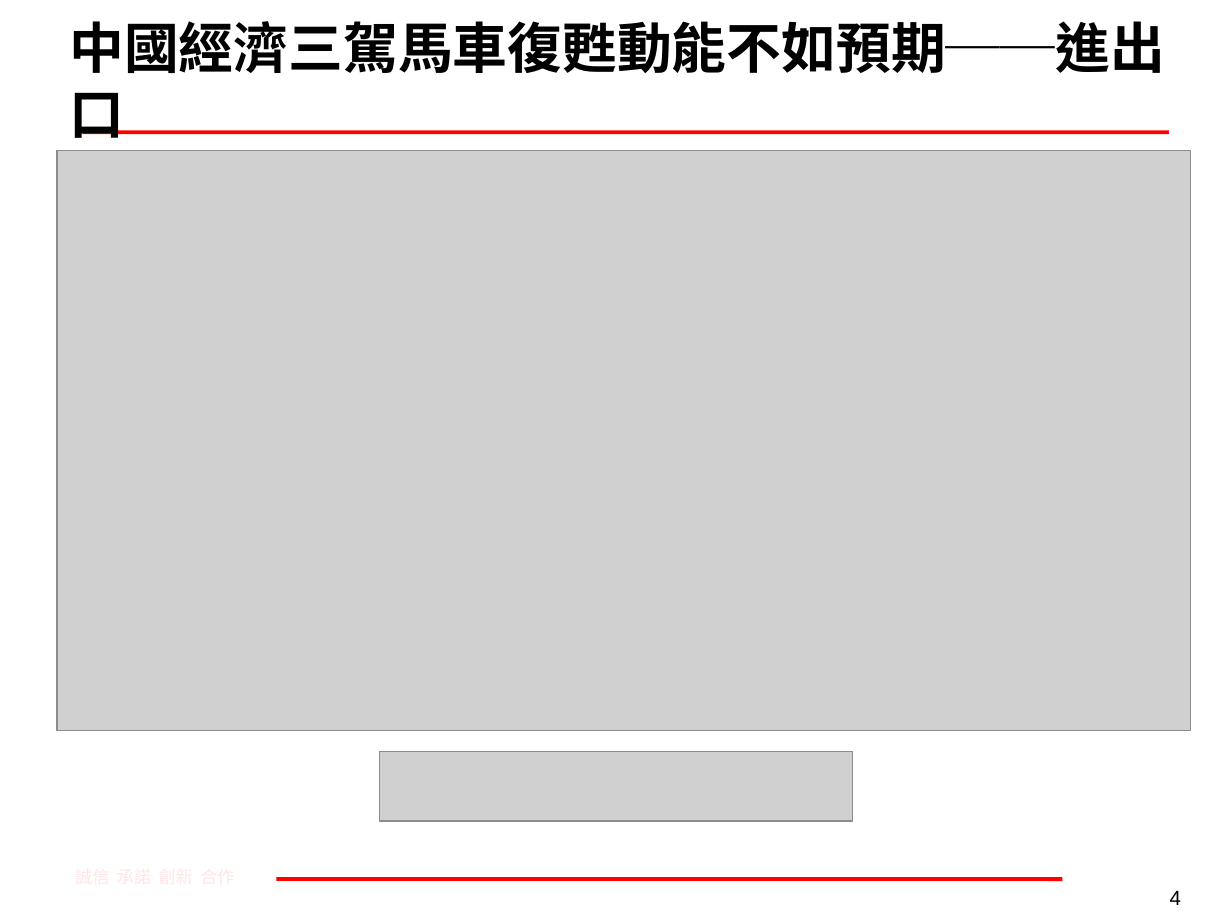
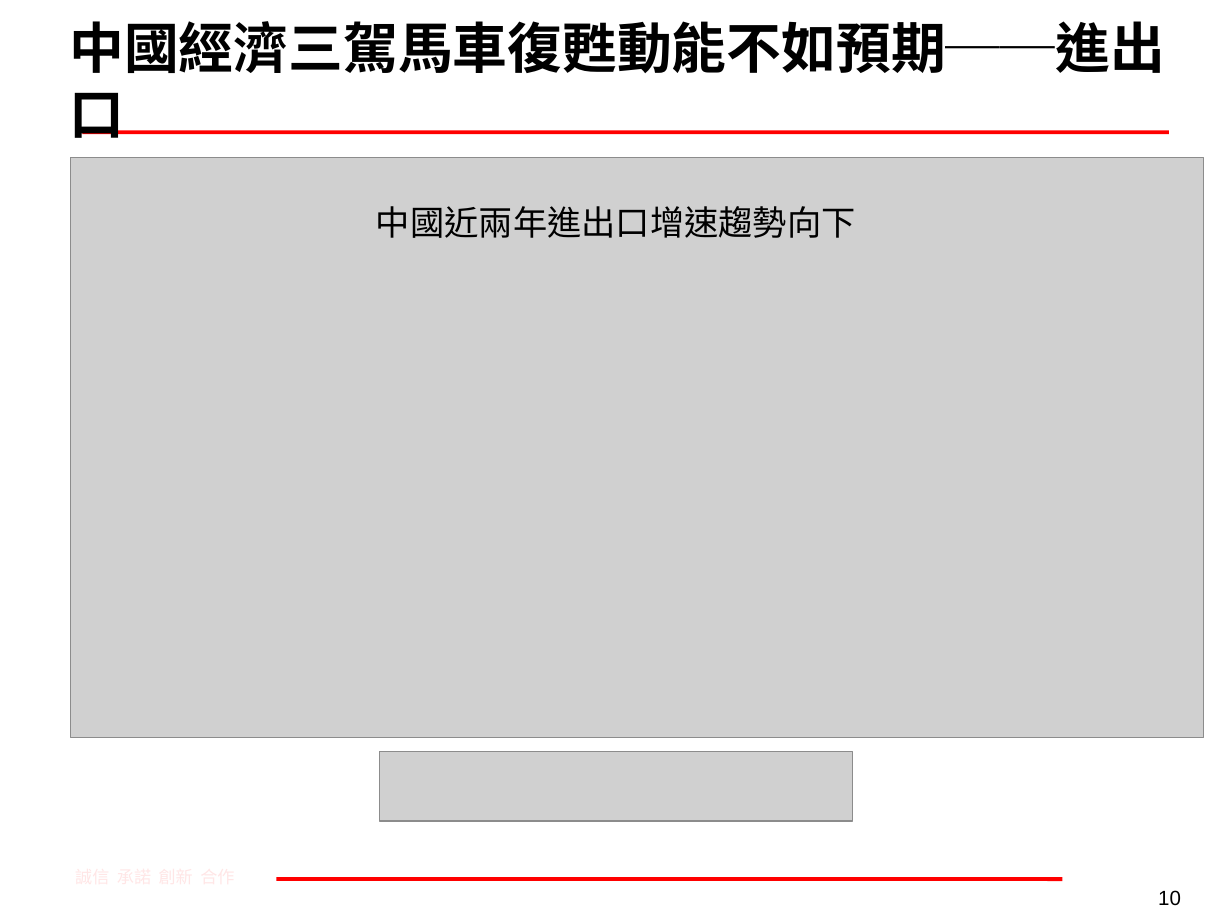
Before and after one commit to mark838308/Mark-Wang, a slide deck: slide 10 of 人民幣+美債交易策略.pptx (slide 4 before the commit). Drawn at 1232x924 pixels with LibreOffice and Linux fonts; fonts in the diff are those of the drawing; grey boxes stand for pictures; background and template pictures are left out. Boxes give left, top, right and bottom in pixels: in the first picture for what was removed or moved away, otherwise in the second. Text is boxed around its words. In the diff, an @@ line names an element or a change of style, - is before the commit and + after.

```diff
--- a/人民幣+美債交易策略.pptx
+++ b/人民幣+美債交易策略.pptx
@@ picture: place and size @@
-picture at bbox=[57, 150, 1190, 731]
+picture at bbox=[70, 158, 1204, 738]
@@ text added at bbox=[376, 206, 856, 238], 20 pt, text #000000 @@
+中國近兩年進出口增速趨勢向下
@@ page number at bbox=[1158, 890, 1181, 906]: text changed @@
-4
+10
```
Also in this commit, not shown: 4 other slides changed, 10 slides added, 40 slides removed, 2 other files.
